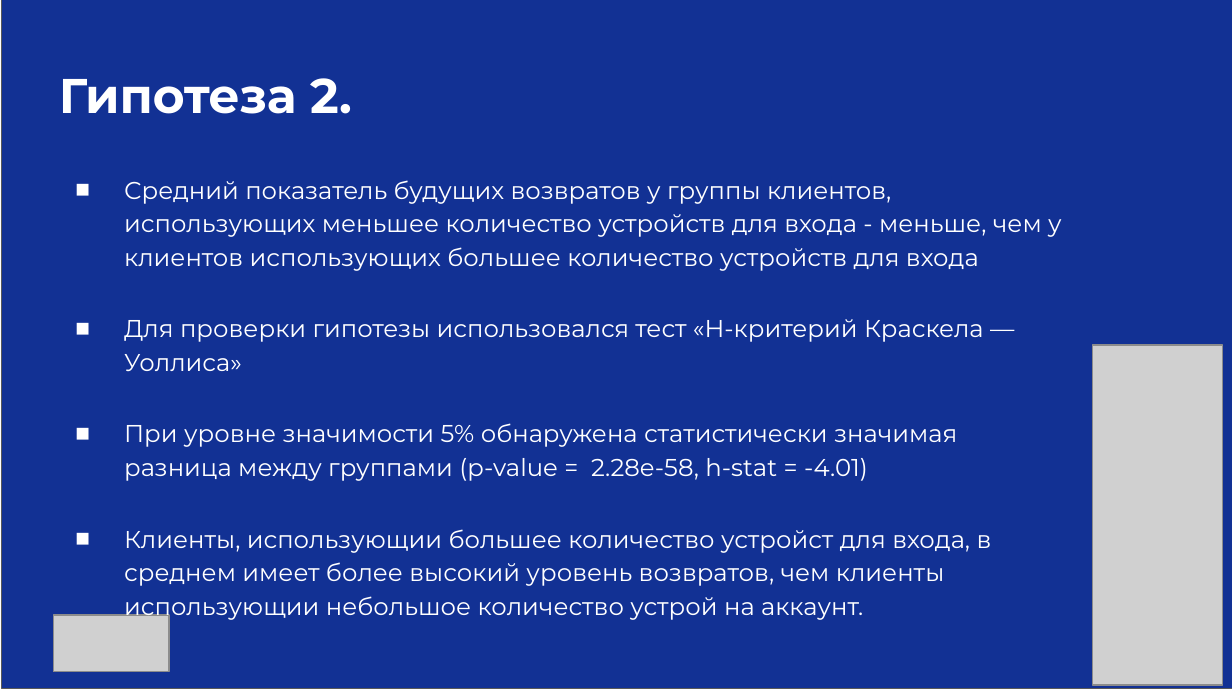
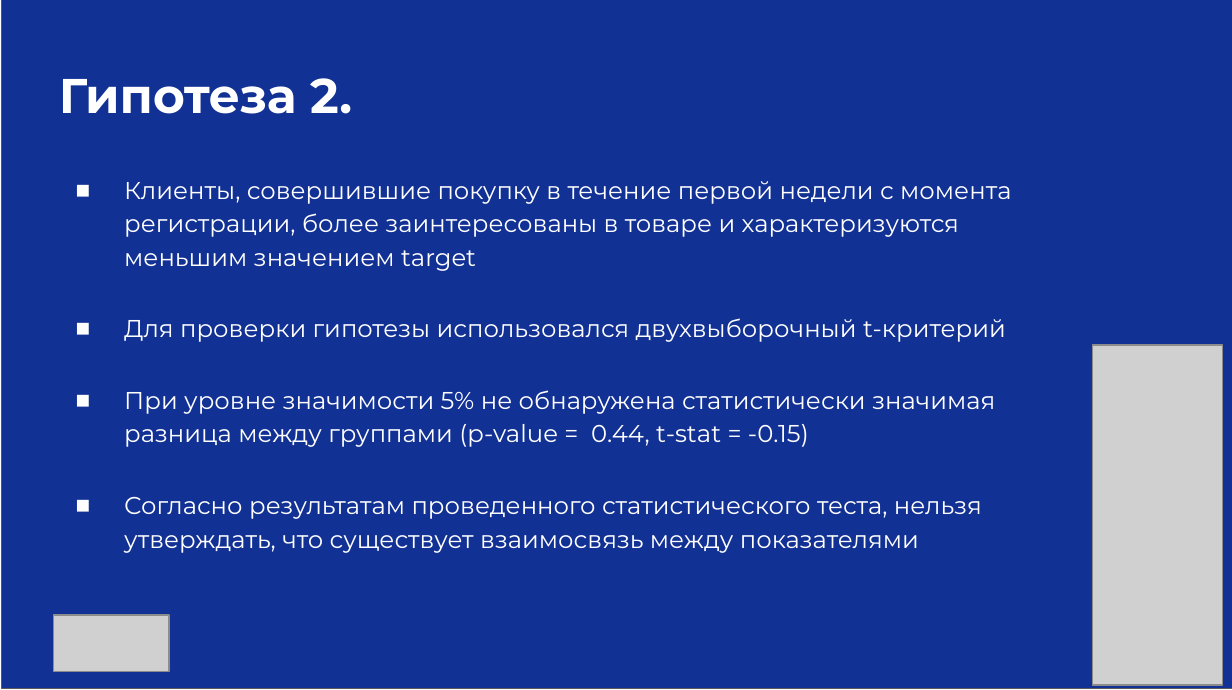
Before and after one commit to alexpunder/praktikum_keis_4, a slide deck: slide 6 of Презентация.pptx. Drawn at 1232x690 pixels with LibreOffice and Linux fonts; fonts in the diff are those of the drawing; grey boxes stand for pictures. Boxes give left, top, right and bottom in pixels: in the first picture for what was removed or moved away, otherwise in the second. Text is boxed around its words. In the diff, an @@ line names an element or a change of style, - is before the commit and + after.

```diff
--- a/Презентация.pptx
+++ b/Презентация.pptx
@@ text at (124, 181, 1011, 553): text changed @@
-■ Средний показатель будущих возвратов у группы клиентов, использующих меньшее количество устройств для входа - меньше, чем у клиентов использующих большее количество устройств для входа
-■ Для проверки гипотезы использовался тест «H-критерий Краскела — Уоллиса»
-■ При уровне значимости 5% обнаружена статистически значимая разница между группами (p-value = 2.28e-58, h-stat = -4.01)
-■ Клиенты, использующии большее количество устройст для входа, в среднем имеет более высокий уровень возвратов, чем клиенты использующии небольшое количество устрой на аккаунт.
+■ Клиенты, совершившие покупку в течение первой недели с момента регистрации, более заинтересованы в товаре и характеризуются меньшим значением target
+■ Для проверки гипотезы использовался двухвыборочный t-критерий
+■ При уровне значимости 5% не обнаружена статистически значимая разница между группами (p-value = 0.44, t-stat = -0.15)
+■ Согласно результатам проведенного статистического теста, нельзя утверждать, что существует взаимосвязь между показателями
```
Also in this commit, not shown: 1 slide added, 3 slides removed, 6 other files.
